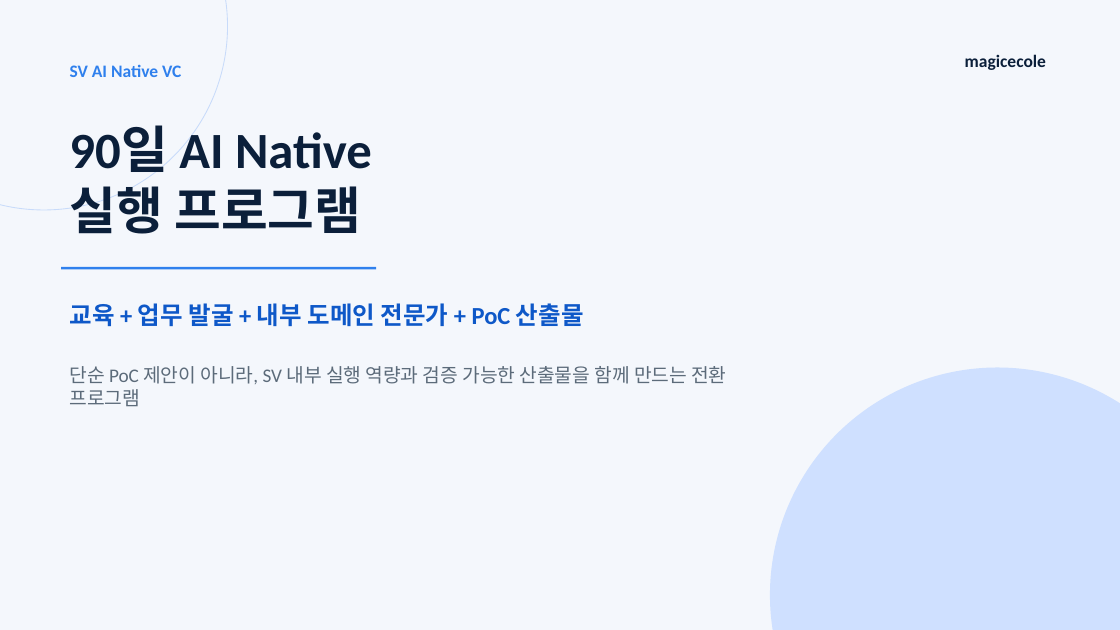
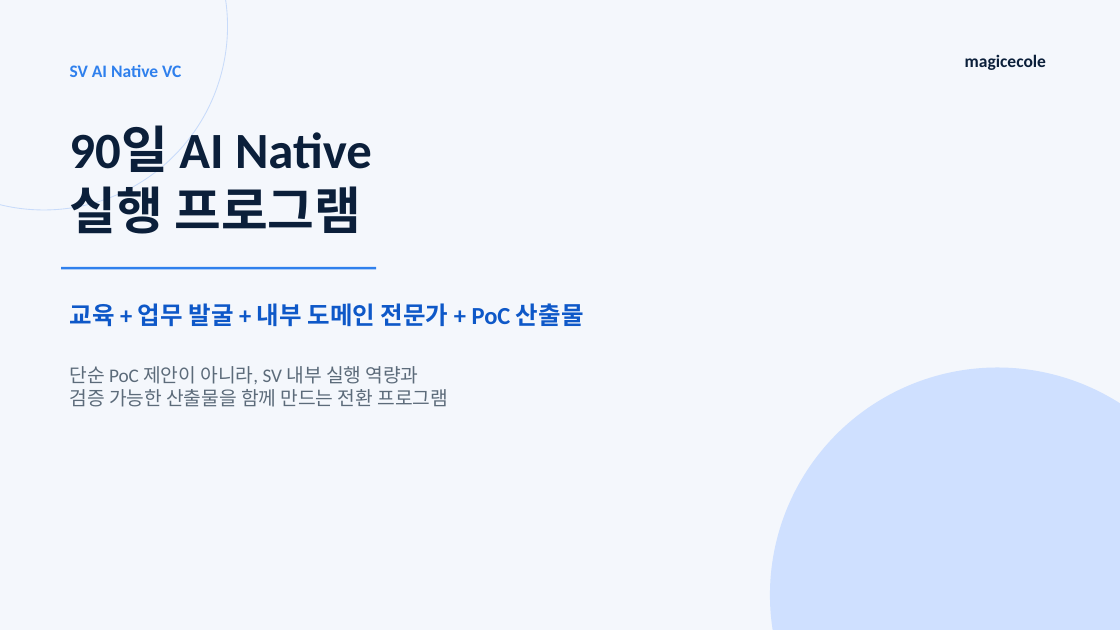
Before and after one commit to MagicecoleAI/svinvest-ai-native-vc-workshop, a slide deck: slide 1 of outputs/SV_AI_Native_90일_실행프로그램.pptx. Drawn at 1120x630 pixels with LibreOffice and Linux fonts; fonts in the diff are those of the drawing. Boxes give left, top, right and bottom in pixels: in the first picture for what was removed or moved away, otherwise in the second. Text is boxed around its words. In the diff, an @@ line names an element or a change of style, - is before the commit and + after.

```diff
--- a/outputs/SV_AI_Native_90일_실행프로그램.pptx
+++ b/outputs/SV_AI_Native_90일_실행프로그램.pptx
@@ text at box(69, 366, 448, 407): text changed @@
-단순 PoC 제안이 아니라, SV 내부 실행 역량과 검증 가능한 산출물을 함께 만드는 전환 프로그램
+단순 PoC 제안이 아니라, SV 내부 실행 역량과
+검증 가능한 산출물을 함께 만드는 전환 프로그램
```
Also in this commit, not shown: 7 other slides changed, 1 slide removed, 1 other file.
